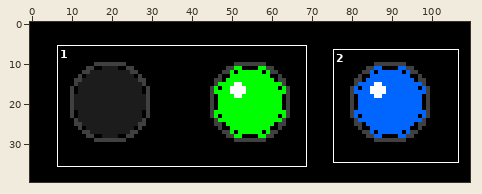
Two versions of one animated GIF sprite, assets/images/led/12_blue_green_flash.gif. The picture above shows the old version from afar; the outline marks the close-up.
Close-up. The starting point:
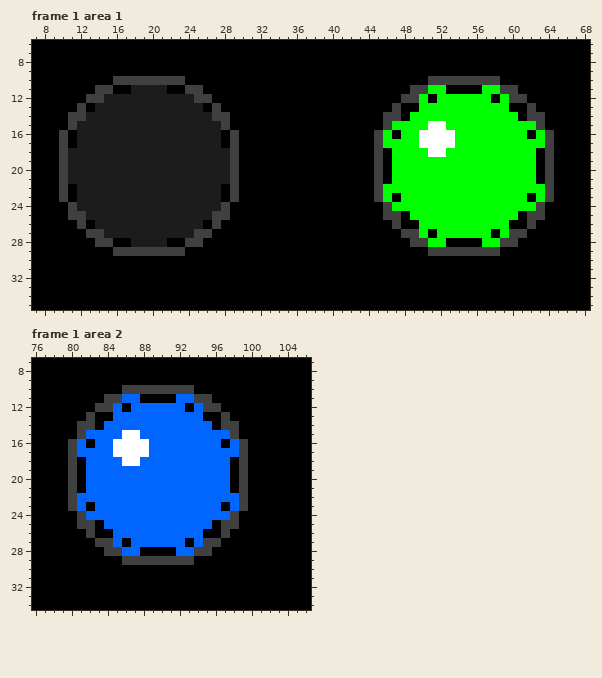
The file is 110x40 pixels, 8 frames. Shown: frame 1 area 1: x 7..68, y 6..35; frame 1 area 2: x 76..106, y 7..34. The commit also changed other frames or places, which this record leaves out.
New version:
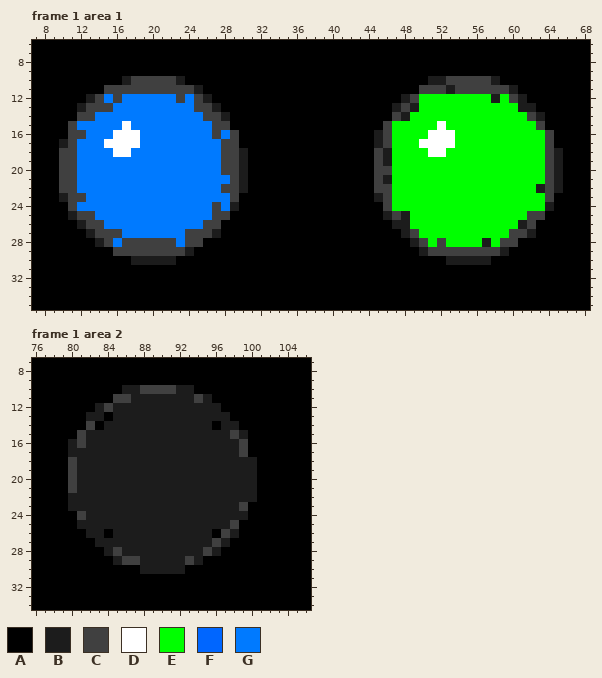
Palette (. is transparent): A #000000  B #1c1c1c  C #404040  D #ffffff  E #00ff00  F #0066ff  G #007aff
The exact change:
Changed rows in their new state; - is an unchanged pixel.
Frame 1 area 1:
first column x 10:
10 ------AB-----B---------------------------BB-----B-------
11 ----A-CCCCCCCC-B-----------------------A-CCBCCCCC-B-----
12 ---B-GCGGGGGGCG-B---------------------B--E------B--B----
13 --BCCCGGGGGGGGGCCB-------------------BCB----------EBB---
14 -A-CGGGGGGGGGGGGC-B-----------------A-B------------E-B--
15 --GGGGGDGGGGGGGGGC-----------------------E--------------
16 ACCGGGDDDGGGGGGGGCG----------------BCE--E-----------E---
17 BCGGGDDDDGGGGGGGGGC----------------BC-------------------
18 -CGGGGDDGGGGGGGGGGC-B---------------B----------------E-B
19 -CGGGGGGGGGGGGGGGGC-B---------------B----------------E-B
20 -CGGGGGGGGGGGGGGGGC-B---------------C----------------E-B
21 -CGGGGGGGGGGGGGGGGG-B---------------B----------------E-B
22 -CGGGGGGGGGGGGGGGGC-B---------------C----------------B-B
23 BCCGGGGGGGGGGGGGGGG----------------BCE--------------E---
24 --GGGGGGGGGGGGGGGCGB---------------------------------EB-
25 -B-CGGGGGGGGGGGGG-------------------B-B------------E----
26 --BCCGGGGGGGGGGGC--------------------BBE----------EB----
27 ---B-CCGGGGGGGC--B--------------------B--E------E---B---
28 ----B-GCCCCCCG-------------------------B--CEEEEB--------
29 --------------B-------------------------B--------B------
30 --------BBBBB------------------------------BBBBB--------
Frame 1 area 2:
first column x 80:
10 ------BB----BB-------
11 ----A-CBBBBBBB-B-----
12 ---B-BBBBBBBBBBBB----
13 --BB-BBBBBBBBBBBBB---
14 -A--BBBBBBBBBBBB-BB--
15 --BBBBBBBBBBBBBBBB-B-
16 BCBBBBBBBBBBBBBBBBB--
17 BBBBBBBBBBBBBBBBBBB--
18 -BBBBBBBBBBBBBBBBBBBB
19 -BBBBBBBBBBBBBBBBBBBB
20 -BBBBBBBBBBBBBBBBBBBB
21 -BBBBBBBBBBBBBBBBBBBB
22 BBBBBBBBBBBBBBBBBBBBB
23 BBBBBBBBBBBBBBBBBBB--
24 --BBBBBBBBBBBBBBBBBB-
25 -BBBBBBBBBBBBBBBBB---
26 --BB-BBBBBBBBBBB--B--
27 ---BBBBBBBBBBBBB-B---
28 ----B-BBBBBBBBB-B----
29 -----B--BBBBB-B------
30 --------BBBBB--------
Changed places in both close-ups, as pixel boxes (x1, y1, x2, y2):
changed: (59, 76, 248, 265)
changed: (374, 76, 563, 265)
changed: (68, 385, 257, 574)
